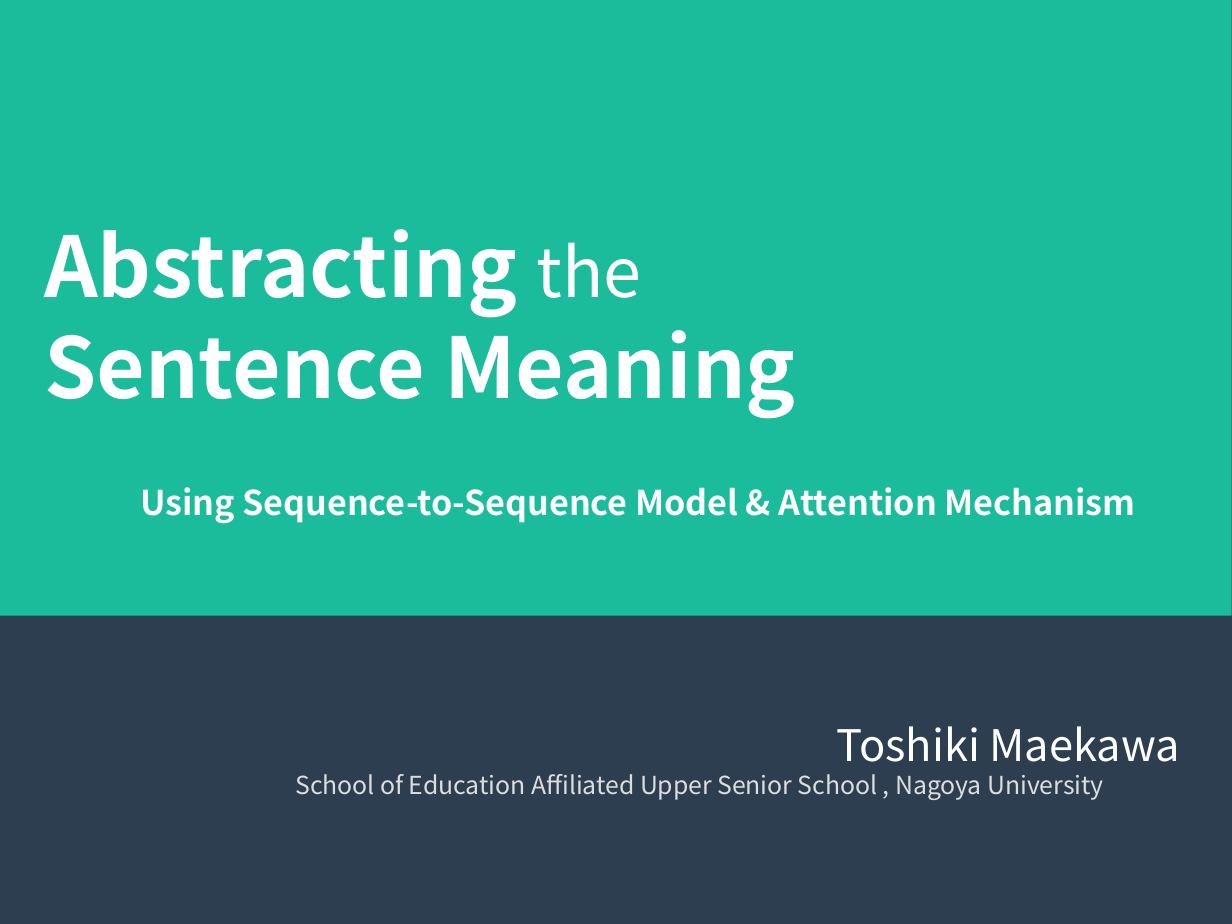
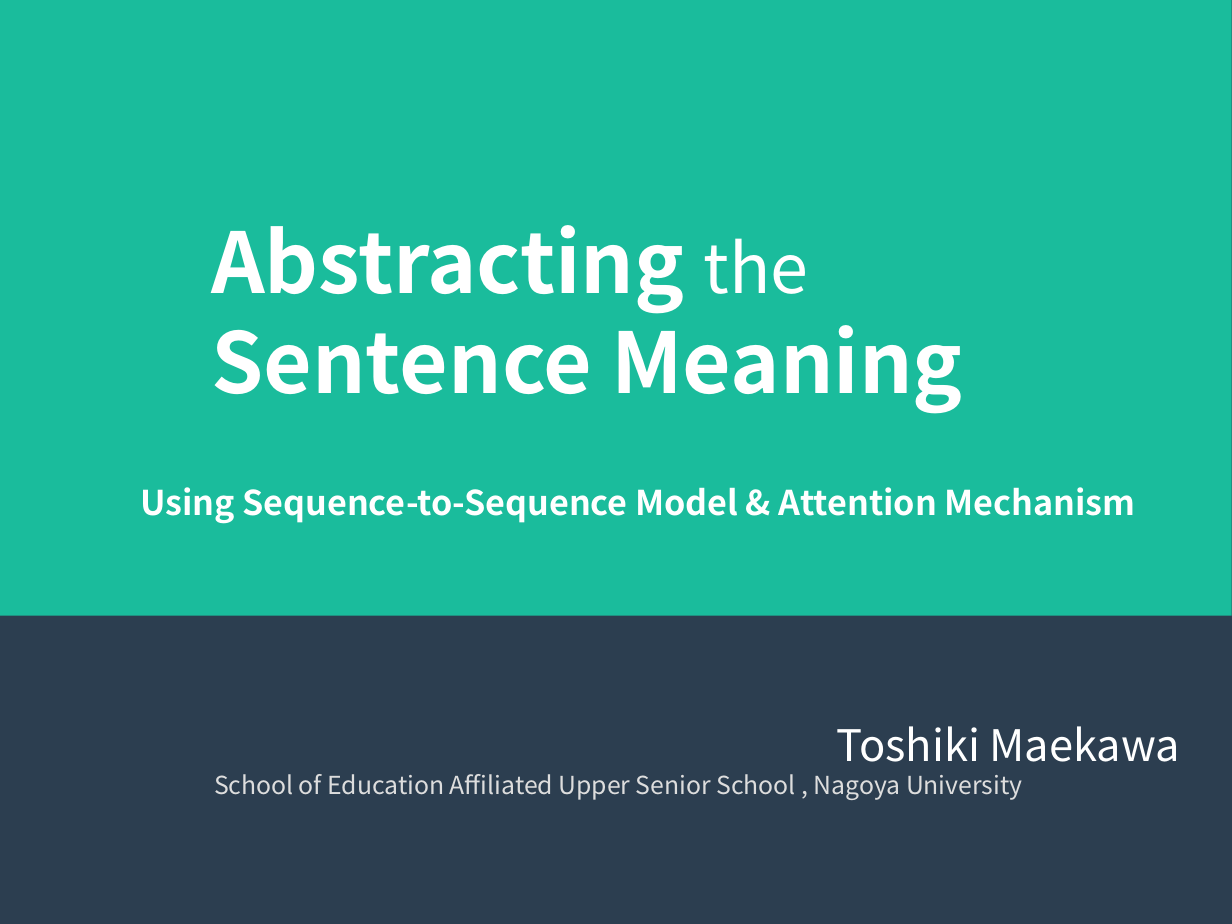
Before and after one commit to maekawatoshiki/neural-machine-translation-demo, a slide deck: slide 1 of NY_slide.ppt. Drawn at 1232x924 pixels with LibreOffice and Linux fonts; fonts in the diff are those of the drawing. Boxes give left, top, right and bottom in pixels: in the first picture for what was removed or moved away, otherwise in the second. Text is boxed around its words. In the diff, an @@ line names an element or a change of style, - is before the commit and + after.

```diff
--- a/NY_slide.ppt
+++ b/NY_slide.ppt
@@ text "Abstracting the Sentence Meaning" at <box>211,225,963,414</box>: indent changed @@
@@ text "Abstracting the Sentence Meaning": place and size @@
-text "Abstracting the Sentence Meaning" at <box>44,229,796,418</box>
+text "Abstracting the Sentence Meaning" at <box>211,225,963,414</box>
@@ text "Toshiki Maekawa" at <box>214,726,1181,800</box>: indent changed @@
```
Also in this commit, not shown: 18 other slides changed, 2 slides added, 2 other files.
